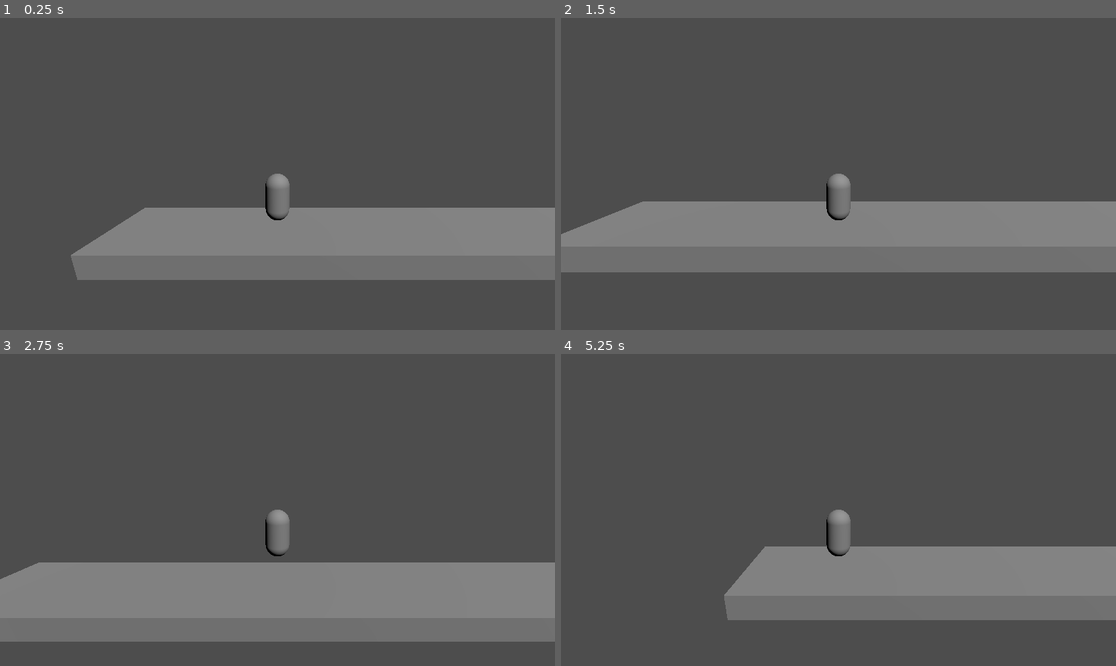
Above: before the commit, frames 1-4 (two rows, left to right).
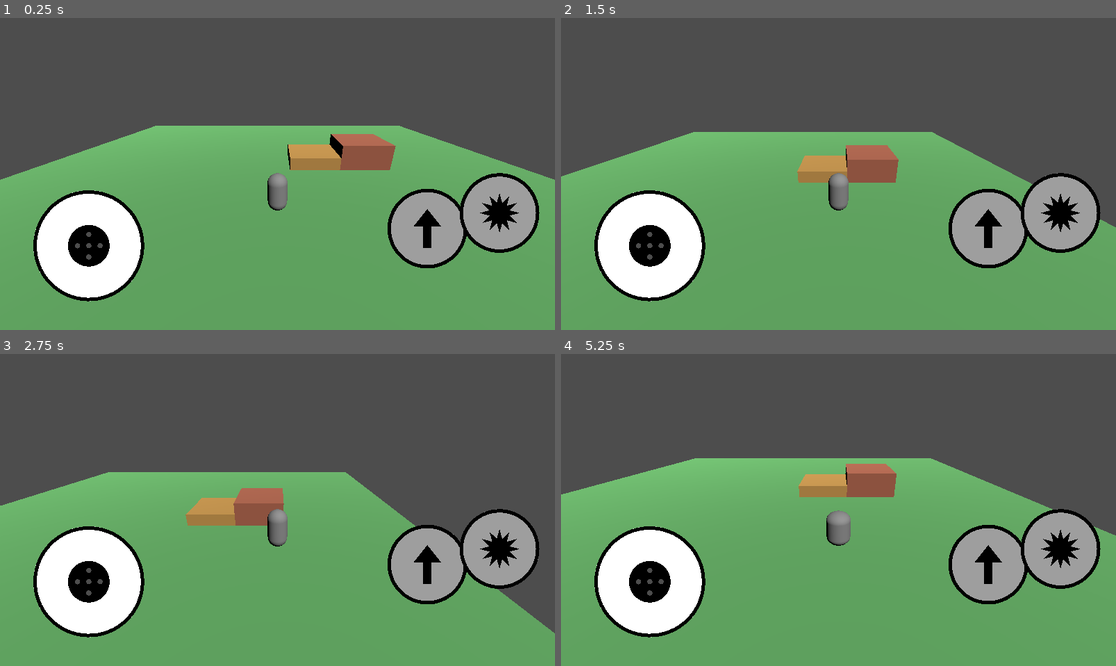
Above: after the commit, the same moments.

Repository: pitermem89-star/bear-platformer
Game: Godot game, scene res://main.tscn
Two runs of this game, one before a commit and one after it. Both use one fixed random seed, a clock stepped at 60 frames per second and the inputs below.
Inputs (mouse positions are in pixels of both pictures, inside the frame that each line leads up to):
- Up to frame 1 (0.25 s): no input
- Up to frame 2 (1.5 s): tap Enter at 0.5 s; move the mouse to (960, 158) at 0.52 s; hold Right (ui_right) 0.53-1.25 s; tap F at 0.6 s; click (960, 158) at 0.67 s; tap Space at 0.77, 0.8, 1.07 s; drag from (727, 189) to (810, 236) at 1.27 s
- Up to frame 3 (2.75 s): move the mouse to (333, 441) at 2.02 s; hold Right (ui_right) from 2.03 s (still down); tap F at 2.1 s; click (333, 441) at 2.17 s; tap Space at 2.3 s
- Up to frame 4 (5.25 s): release Right (ui_right) at 2.75 s; drag from (810, 572) to (672, 463) at 2.77 s; tap Space at 3.5, 3.6, 3.77, 4.07 s; move the mouse to (1005, 556) at 3.52 s; hold Left (ui_left) 3.53-4.25 s; click (1005, 556) at 3.67 s; drag from (672, 463) to (755, 432) at 4.27 s; tap Enter at 5 s; move the mouse to (866, 510) at 5.02 s; hold Down (ui_down) from 5.03 s (still down); tap F at 5.1 s; click (866, 510) at 5.17 s

The runs differ from the first frame. In frame 1, 60% of the frame differs, in the area x 0-100%, y 34-100%; in frame 2, 57%; in frame 3, 55%; in frame 4, 61%, in the area x 0-100%, y 33-100%.

Commit message:
Enhance player controls and adjust jump force
Updated jump force and added UI controls for joystick and buttons.

Diff:
--- a/main.gd
+++ b/main.gd
@@ -1,81 +1,184 @@
 extends Node3D
 
 const SPEED = 6.0
-const JUMP_FORCE = 8.0
+const JUMP_FORCE = 9.0
 const GRAVITY = 20.0
 
 var player: CharacterBody3D
+var body_mesh: MeshInstance3D
 var camera: Camera3D
-var touch_dir = 0.0
+var ui: Control
+
+var u = 1.0
+var stick = Vector2.ZERO
+var stick_finger = -1
+var stick_center = Vector2.ZERO
+var knob_pos = Vector2.ZERO
+var jump_pos = Vector2.ZERO
+var hit_pos = Vector2.ZERO
+var jump_finger = -1
+var hit_finger = -1
 
 func _ready():
-	# Свет
 	var light = DirectionalLight3D.new()
 	light.rotation_degrees = Vector3(-50, 30, 0)
 	add_child(light)
 
-	# Пол
-	var floor_body = StaticBody3D.new()
-	floor_body.position = Vector3(0, -0.5, 0)
-	var floor_mesh = MeshInstance3D.new()
-	var box = BoxMesh.new()
-	box.size = Vector3(30, 1, 4)
-	floor_mesh.mesh = box
-	var floor_col = CollisionShape3D.new()
-	var box_shape = BoxShape3D.new()
-	box_shape.size = Vector3(30, 1, 4)
-	floor_col.shape = box_shape
-	floor_body.add_child(floor_mesh)
-	floor_body.add_child(floor_col)
-	add_child(floor_body)
+	# Пол и две ступеньки
+	make_box(Vector3(0, -0.5, 0), Vector3(40, 1, 40), Color(0.4, 0.7, 0.4))
+	make_box(Vector3(3, 0.5, -3), Vector3(4, 1, 4), Color(0.8, 0.6, 0.3))
+	make_box(Vector3(7, 1, -3), Vector3(4, 2, 4), Color(0.7, 0.4, 0.3))
 
 	# Медведь (пока капсула)
 	player = CharacterBody3D.new()
-	player.position = Vector3(-8, 2, 0)
-	var body_mesh = MeshInstance3D.new()
+	player.position = Vector3(0, 2, 5)
+	body_mesh = MeshInstance3D.new()
 	body_mesh.mesh = CapsuleMesh.new()
-	var body_col = CollisionShape3D.new()
-	body_col.shape = CapsuleShape3D.new()
+	var col = CollisionShape3D.new()
+	col.shape = CapsuleShape3D.new()
 	player.add_child(body_mesh)
-	player.add_child(body_col)
+	player.add_child(col)
 	add_child(player)
 
-	# Камера
 	camera = Camera3D.new()
 	add_child(camera)
+
+	# Слой с кнопками
+	var layer = CanvasLayer.new()
+	add_child(layer)
+	ui = Control.new()
+	ui.set_anchors_preset(Control.PRESET_FULL_RECT)
+	ui.mouse_filter = Control.MOUSE_FILTER_IGNORE
+	ui.draw.connect(_draw_ui)
+	layer.add_child(ui)
+	get_viewport().size_changed.connect(_layout)
+	_layout()
+
+func make_box(pos: Vector3, size: Vector3, color: Color):
+	var body = StaticBody3D.new()
+	body.position = pos
+	var mesh = MeshInstance3D.new()
+	var box = BoxMesh.new()
+	box.size = size
+	var mat = StandardMaterial3D.new()
+	mat.albedo_color = color
+	box.material = mat
+	mesh.mesh = box
+	var col = CollisionShape3D.new()
+	var shape = BoxShape3D.new()
+	shape.size = size
+	col.shape = shape
+	body.add_child(mesh)
+	body.add_child(col)
+	add_child(body)
+
+func _layout():
+	var s = get_viewport().get_visible_rect().size
+	u = s.y / 720.0
+	stick_center = Vector2(s.x * 0.16, s.y * 0.73)
+	jump_pos = Vector2(s.x * 0.77, s.y * 0.675)
+	hit_pos = Vector2(s.x * 0.90, s.y * 0.625)
+	if stick_finger == -1:
+		knob_pos = stick_center
+	ui.queue_redraw()
+
+func _draw_ui():
+	# Джойстик
+	ui.draw_circle(stick_center, 128 * u, Color.WHITE)
+	ui.draw_arc(stick_center, 124 * u, 0, TAU, 64, Color.BLACK, 8 * u)
+	ui.draw_circle(knob_pos, 48 * u, Color.BLACK)
+	var g = Color(0.3, 0.3, 0.3)
+	for d in [Vector2(0, -1), Vector2(1, 0), Vector2(0, 1), Vector2(-1, 0)]:
+		ui.draw_circle(knob_pos + d * 26 * u, 6 * u, g)
+	ui.draw_circle(knob_pos, 6 * u, g)
+
+	# Кнопка прыжка
+	_draw_button(jump_pos, jump_finger != -1)
+	var arrow = [Vector2(0, -45), Vector2(32, -5), Vector2(10, -5), Vector2(10, 45), Vector2(-10, 45), Vector2(-10, -5), Vector2(-32, -5)]
+	var pts = PackedVector2Array()
+	for p in arrow:
+		pts.append(jump_pos + p * u)
+	ui.draw_colored_polygon(pts, Color.BLACK)
+
+	# Кнопка удара
+	_draw_button(hit_pos, hit_finger != -1)
+	var star = PackedVector2Array()
+	for i in 24:
+		var ang = TAU * i / 24.0
+		var r = (46 if i % 2 == 0 else 24) * u
+		star.append(hit_pos + Vector2(cos(ang), sin(ang)) * r)
+	ui.draw_colored_polygon(star, Color.BLACK)
+
+func _draw_button(pos: Vector2, pressed: bool):
+	var c = Color(0.5, 0.5, 0.5) if pressed else Color(0.62, 0.62, 0.62)
+	ui.draw_circle(pos, 92 * u, c)
+	ui.draw_arc(pos, 88 * u, 0, TAU, 64, Color.BLACK, 8 * u)
+
+func _input(event):
+	if event is InputEventScreenTouch:
+		var p = event.position
+		if event.pressed:
+			if stick_finger == -1 and p.distance_to(stick_center) < 170 * u:
+				stick_finger = event.index
+				_move_stick(p)
+			elif jump_finger == -1 and p.distance_to(jump_pos) < 100 * u:
+				jump_finger = event.index
+				jump()
+			elif hit_finger == -1 and p.distance_to(hit_pos) < 100 * u:
+				hit_finger = event.index
+				hit()
+		else:
+			if event.index == stick_finger:
+				stick_finger = -1
+				stick = Vector2.ZERO
+				knob_pos = stick_center
+			if event.index == jump_finger:
+				jump_finger = -1
+			if event.index == hit_finger:
+				hit_finger = -1
+		ui.queue_redraw()
+	elif event is InputEventScreenDrag:
+		if event.index == stick_finger:
+			_move_stick(event.position)
+			ui.queue_redraw()
+
+	# Для проверки на компьютере: пробел - прыжок, F - удар
+	if event is InputEventKey and event.pressed and not event.echo:
+		if event.keycode == KEY_SPACE:
+			jump()
+		if event.keycode == KEY_F:
+			hit()
+
+func _move_stick(p: Vector2):
+	var off = p - stick_center
+	var max_r = 80 * u
+	if off.length() > max_r:
+		off = off.normalized() * max_r
+	knob_pos = stick_center + off
+	stick = off / max_r
+	if stick.length() < 0.15:
+		stick = Vector2.ZERO
 
 func _physics_process(delta):
 	if not player.is_on_floor():
 		player.velocity.y -= GRAVITY * delta
-
-	# Клавиатура или касание
-	var dir = Input.get_axis("ui_left", "ui_right")
-	if dir == 0:
-		dir = touch_dir
-	player.velocity.x = dir * SPEED
-	player.velocity.z = 0
+	var dir = stick
+	if dir == Vector2.ZERO:
+		dir = Input.get_vector("ui_left", "ui_right", "ui_up", "ui_down")
+	player.velocity.x = dir.x * SPEED
+	player.velocity.z = dir.y * SPEED
 	player.move_and_slide()
 
 func _process(_delta):
-	# Камера следит за медведем сбоку-сзади
-	camera.position = player.position + Vector3(0, 3, 8)
+	camera.position = player.position + Vector3(0, 5, 9)
 	camera.look_at(player.position + Vector3(0, 1, 0))
-
-func _input(event):
-	# Касание: левая половина экрана - влево, правая - вправо
-	if event is InputEventScreenTouch:
-		if event.pressed:
-			var half = get_viewport().get_visible_rect().size.x / 2.0
-			touch_dir = -1.0 if event.position.x < half else 1.0
-			jump()
-		else:
-			touch_dir = 0.0
-
-	# Для теста на компьютере: пробел - прыжок
-	if event is InputEventKey and event.pressed and not event.echo:
-		if event.keycode == KEY_SPACE:
-			jump()
 
 func jump():
 	if player.is_on_floor():
 		player.velocity.y = JUMP_FORCE
+
+func hit():
+	# Пока удар просто сжимает медведя, потом сделаем настоящий
+	var t = create_tween()
+	t.tween_property(body_mesh, "scale", Vector3(1.4, 0.8, 1.4), 0.08)
+	t.tween_property(body_mesh, "scale", Vector3.ONE, 0.12)
